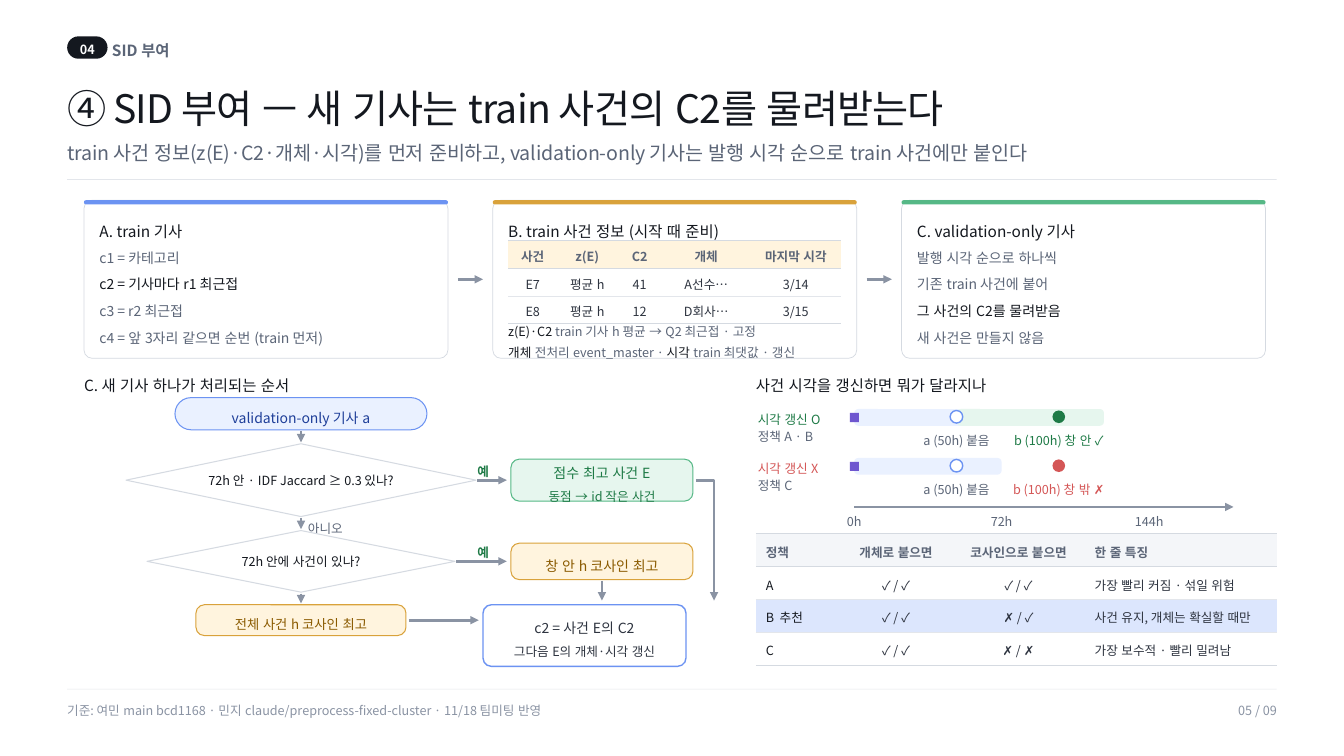
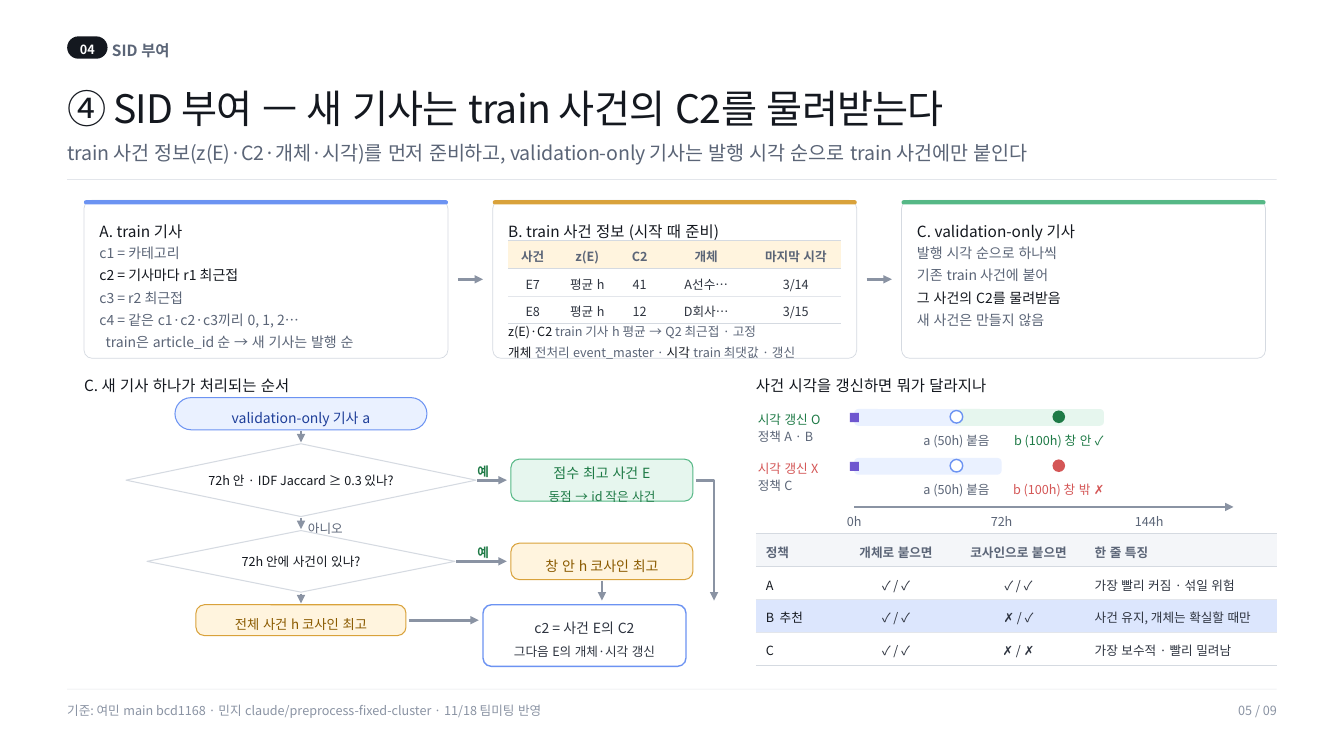
Before and after one commit to minji1217/SID_Project, a slide deck: slide 5 of reports/slides/파이프라인_전체흐름.pptx. Drawn at 1344x756 pixels with LibreOffice and Linux fonts; fonts in the diff are those of the drawing. Boxes give left, top, right and bottom in pixels: in the first picture for what was removed or moved away, otherwise in the second. Text is boxed around its words. In the diff, an @@ line names an element or a change of style, - is before the commit and + after.

```diff
--- a/reports/slides/파이프라인_전체흐름.pptx
+++ b/reports/slides/파이프라인_전체흐름.pptx
@@ text at [99,246,239,304]: line spacing 1.5 to 1.32; less space between paragraphs @@
@@ text "발행 시각 순으로 하나씩" at [917,246,1060,326]: line spacing 1.5 to 1.32; less space between paragraphs @@
@@ text at [99,313,354,349]: text changed @@
-c4 = 앞 3자리 같으면 순번 (train 먼저)
+c4 = 같은 c1·c2·c3끼리 0, 1, 2…
+train은 article_id 순 → 새 기사는 발행 순
```
Also in this commit, not shown: 1 other file.
